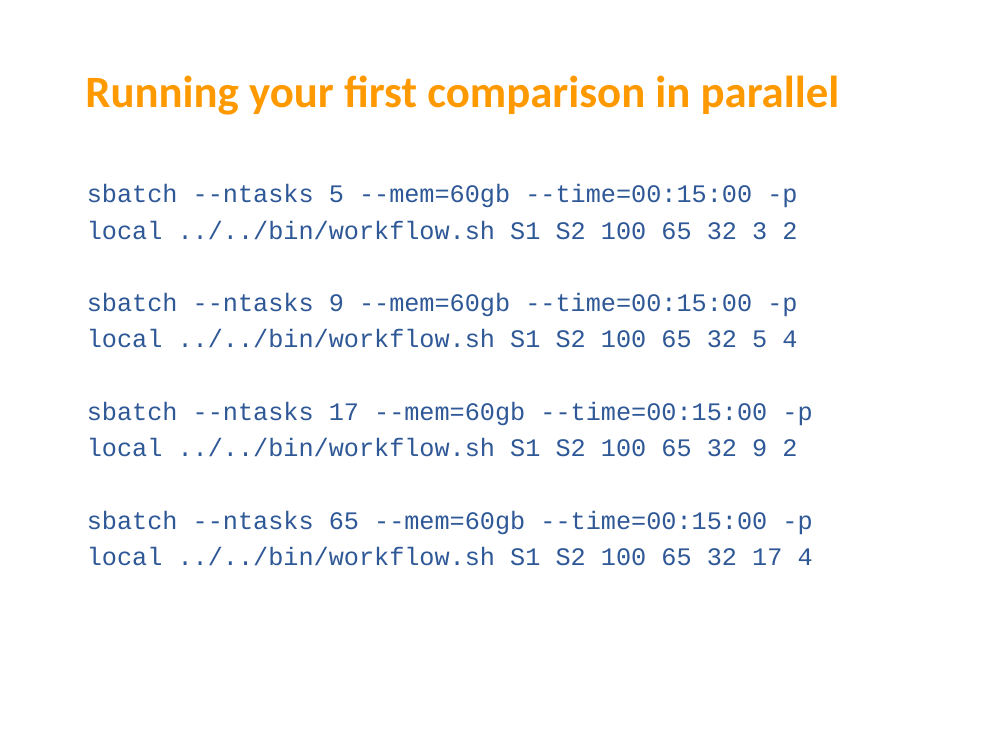
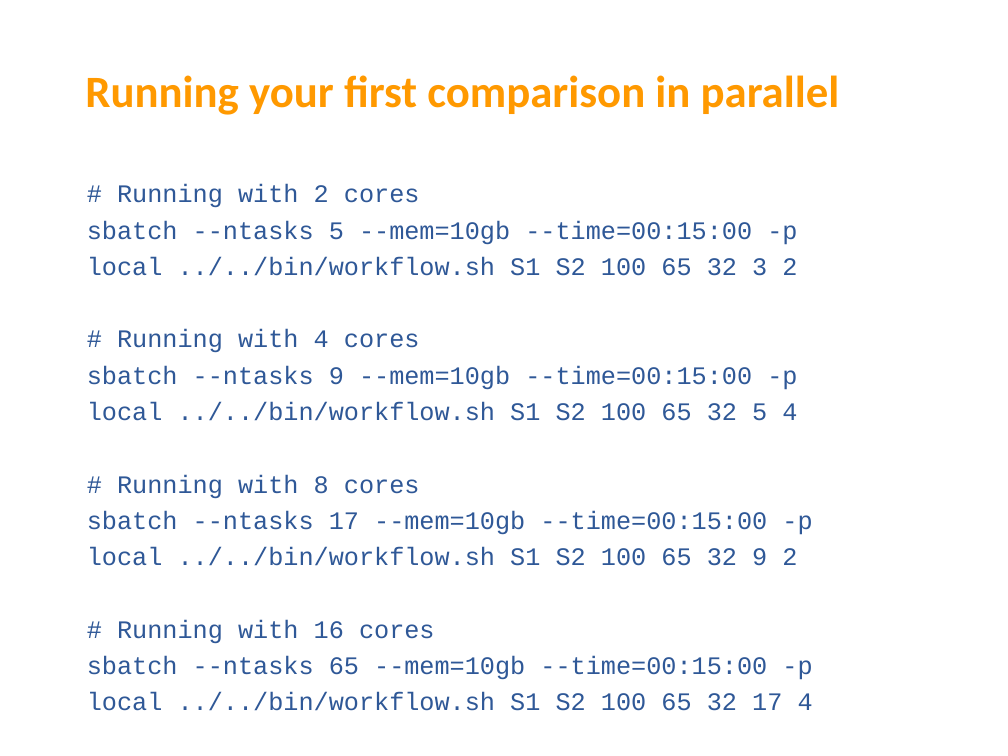
Before and after one commit to otorreno/hpc-excelerate, a slide deck: slide 7 of day2/slides/10_GECKO_parallel_practical.pptx. Drawn at 1008x756 pixels with LibreOffice and Linux fonts; fonts in the diff are those of the drawing; background and template pictures are left out. Boxes give left, top, right and bottom in pixels: in the first picture for what was removed or moved away, otherwise in the second. Text is boxed around its words. In the diff, an @@ line names an element or a change of style, - is before the commit and + after.

```diff
--- a/day2/slides/10_GECKO_parallel_practical.pptx
+++ b/day2/slides/10_GECKO_parallel_practical.pptx
@@ text at bbox=[87, 184, 813, 711]: text changed @@
-sbatch --ntasks 5 --mem=60gb --time=00:15:00 -p local ../../bin/workflow.sh S1 S2 100 65 32 3 2
-sbatch --ntasks 9 --mem=60gb --time=00:15:00 -p local ../../bin/workflow.sh S1 S2 100 65 32 5 4
-sbatch --ntasks 17 --mem=60gb --time=00:15:00 -p local ../../bin/workflow.sh S1 S2 100 65 32 9 2
-sbatch --ntasks 65 --mem=60gb --time=00:15:00 -p local ../../bin/workflow.sh S1 S2 100 65 32 17 4
+# Running with 2 cores
+sbatch --ntasks 5 --mem=10gb --time=00:15:00 -p local ../../bin/workflow.sh S1 S2 100 65 32 3 2
+# Running with 4 cores
+sbatch --ntasks 9 --mem=10gb --time=00:15:00 -p local ../../bin/workflow.sh S1 S2 100 65 32 5 4
+# Running with 8 cores
+sbatch --ntasks 17 --mem=10gb --time=00:15:00 -p local ../../bin/workflow.sh S1 S2 100 65 32 9 2
+# Running with 16 cores
+sbatch --ntasks 65 --mem=10gb --time=00:15:00 -p local ../../bin/workflow.sh S1 S2 100 65 32 17 4
```
Also in this commit, not shown: 5 other slides changed, 12 other files.
